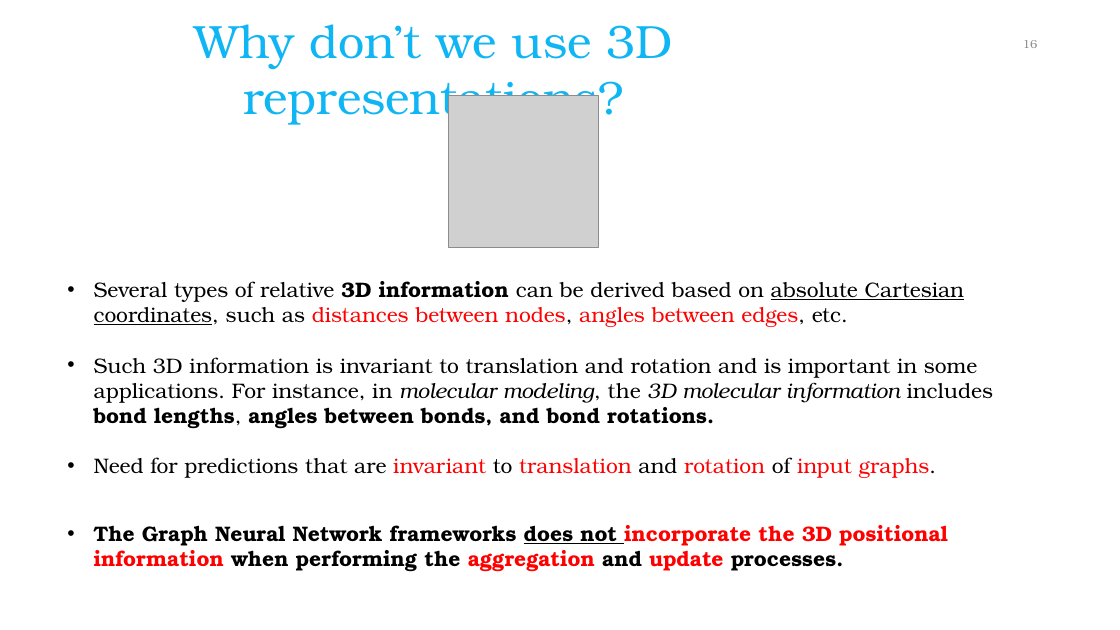
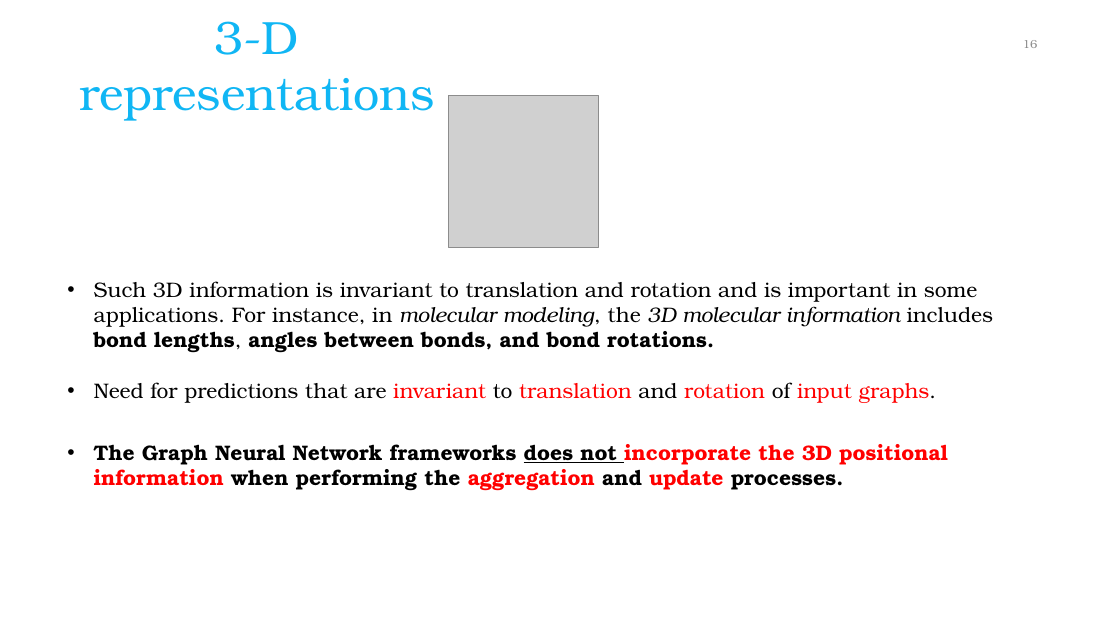
Before and after one commit to igunduz/DLDD, a slide deck: slide 16 of Spherical Message Passing for 3D GNNs.pptx. Drawn at 1120x630 pixels with LibreOffice and Linux fonts; fonts in the diff are those of the drawing; grey boxes stand for pictures. Boxes give left, top, right and bottom in pixels: in the first picture for what was removed or moved away, otherwise in the second. Text is boxed around its words. In the diff, an @@ line names an element or a change of style, - is before the commit and + after.

```diff
--- a/Spherical Message Passing for 3D GNNs.pptx
+++ b/Spherical Message Passing for 3D GNNs.pptx
@@ text at [79,21,434,121]: text changed @@
-Why don’t we use 3D representations?
+3-D representations
@@ text at [94,281,965,327]: paragraph removed @@
-• Several types of relative 3D information can be derived based on absolute Cartesian coordinates, such as distances between nodes, angles between edges, etc.
@@ text "The Graph Neural Network frameworks ...": place and size @@
-text "The Graph Neural Network frameworks ..." at [94,525,948,572]
+text "The Graph Neural Network frameworks ..." at [94,444,948,491]
```
Also in this commit, not shown: 3 other slides changed, 1 slide added.
